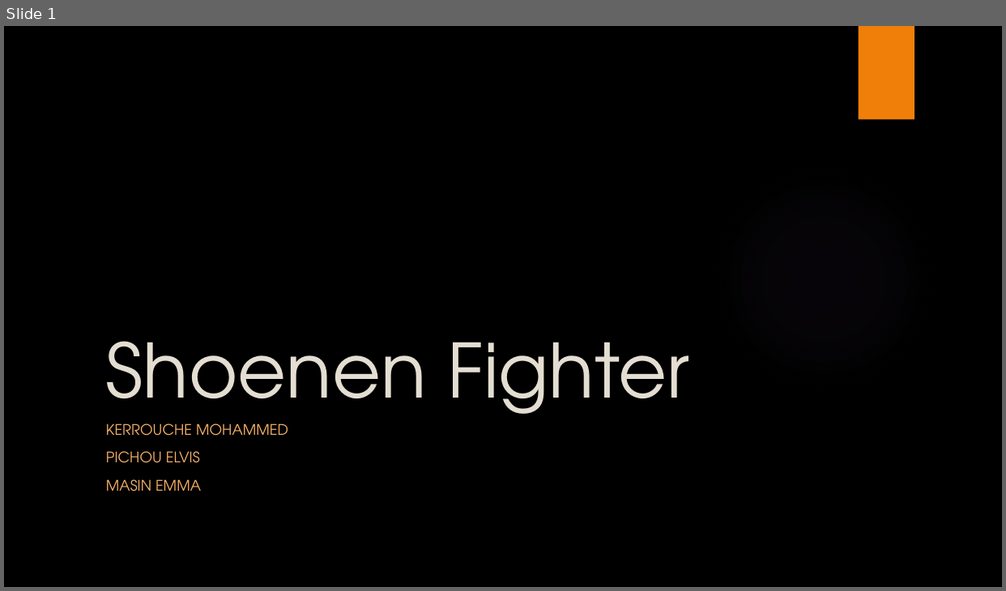
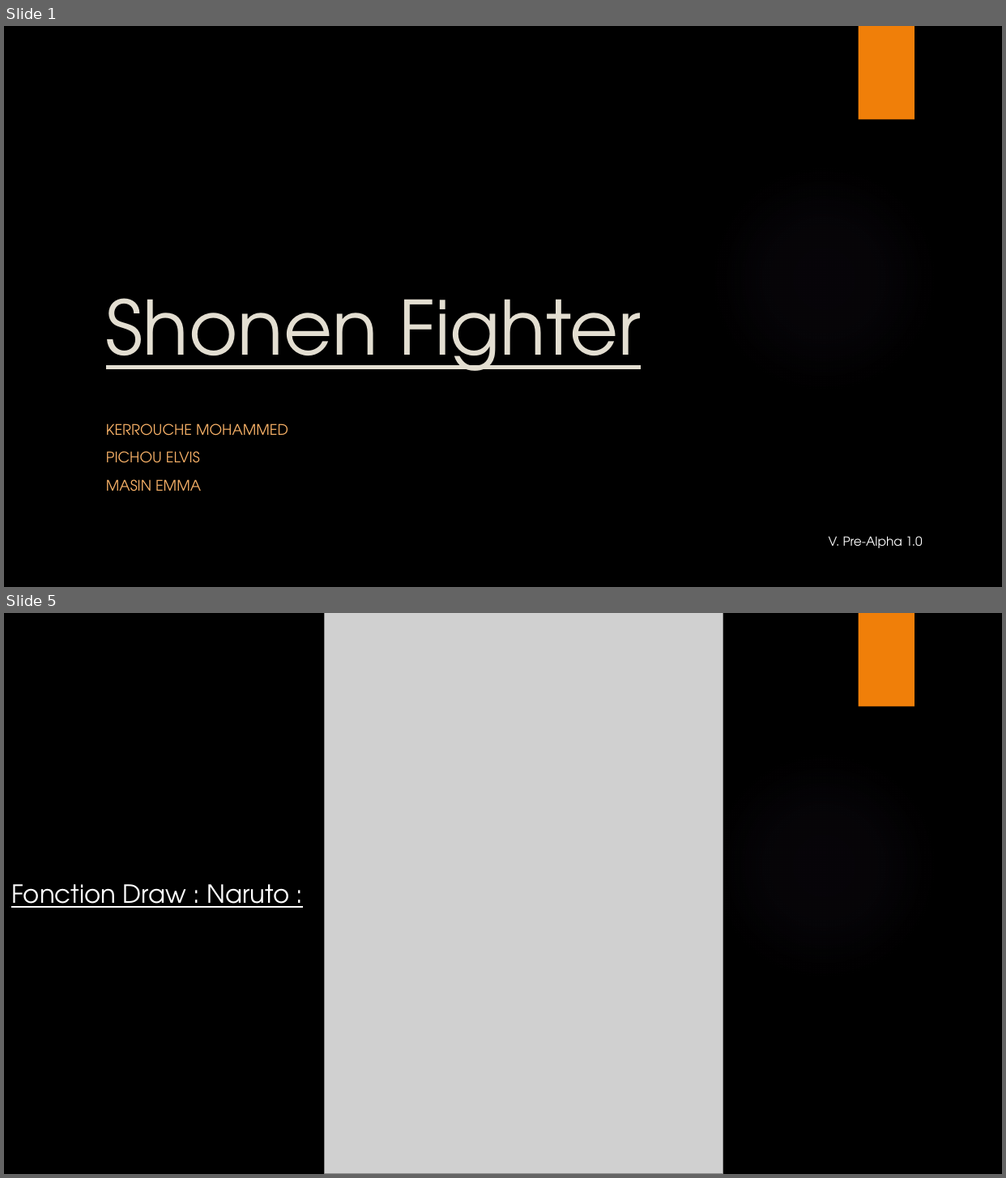
Before and after one commit to caerroff/Shonen-fighter, a slide deck: Shoenen Fighter.pptx. Shown one above the other, each under a label of ours: slide 1 before the commit, slides 1 and 5 after it; the slides between them are not shown. The pictures are 1006x591 and 1006x1178 pixels, drawn with LibreOffice and Linux fonts; fonts in the diff are those of the drawing; grey boxes stand for pictures; background and template pictures are left out. Boxes give left, top, right and bottom in pixels: in the first picture for what was removed or moved away, otherwise in the second. Text is boxed around its words. In the diff, an @@ line names an element or a change of style, - is before the commit and + after.

Commit message:
V Présentation
Version Pre-Alpha 1.0, plusieurs ajouts + modifications Powerpoint pour présentation

```diff
--- a/Shoenen Fighter.pptx
+++ b/Shoenen Fighter.pptx
@@ slide 5 added at box(4, 613, 1002, 1174), background picture (left out); not listed: 2 template elements that a slide beside it also shows @@
@@ picture added at box(325, 613, 722, 1174) @@
@@ text added at box(11, 884, 289, 908), 24 pt, text #FFFFFF, underline @@
+Fonction Draw : Naruto :
@@ slide 1 changed as well @@
@@ title at box(106, 298, 641, 371): text changed @@
-Shoenen Fighter
+Shonen Fighter
@@ text added at box(829, 536, 922, 548), 12 pt, text #FFFFFF @@
+V. Pre-Alpha 1.0
```
Also in this commit, not shown: 6 other slides added, 7 slides removed, 6 other files.
